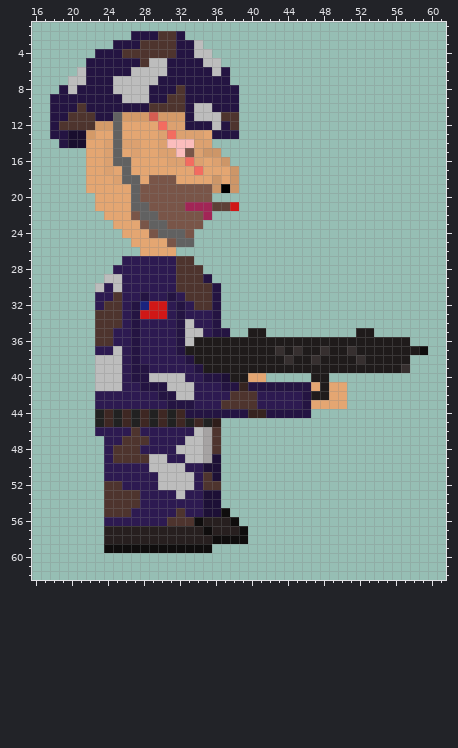
Pixel-art sprite: Assets/Sprites/Extreme soldier 2.png. The picture above was drawn from the file before the commit.
The file is 64x64 pixels. Colours within 5 levels of each other are drawn and written as one. Shown: x 16..61, y 1..62.
After the commit:
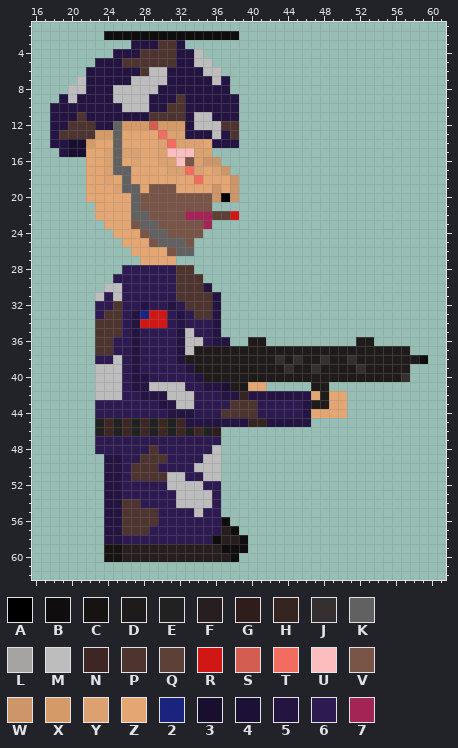
Palette (. is transparent): A #000000  B #0f0d0d  C #171313  D #1f1b1b  E #212121  F #271f1f  G #2e1d1a  H #362420  J #362f2f  K #616161  L #a6a3a3  M #bdbdbd  N #3e2723  P #4e342e  Q #5d4037  R #d01716  S #d45d52  T #f36c60  U #fbbdbd  V #795548  W #cd9668  X #d49a68  Y #dca170  Z #e4a672  2 #1a237e  3 #190e2e  4 #1d1036  5 #241442  6 #2d1a51  7 #a22556
Changes in this commit:
@@ x 16..61 @@
  1 ..............................................
- 2 ...........555PP5.............................
- 3 .........555PPPP55M...........................
- 4 .......555PPPPPP55MM..........................
- 5 ......555555PMM5555MM.........................
- 6 .....M55555MMMM55555M5........................
- 7 ....MM555MMMMM55555555........................
- 8 ...5M5555MMMM555P555555.......................
- 9 ..55555555MMM55PP555555.......................
-10 ..555P5555555PPPP5MM555.......................
-11 ..55PPP55KXXXSXXX5MMMPP.......................
-12 ..5PPPPXXKZZZZTYY555M5P.......................
-13 ..5533XZZKZZZZYTYYYZ555.......................
-14 ...533ZZYKYYZZYUUUYY..........................
-15 ......ZZYKZYZZYYUVYWW.........................
-16 ......ZZYKKZZZZYYTYZYW........................
-17 ......ZZYZKZZZZZZZTZZZW.......................
-18 ......ZZZYKKZVVVZZZZWZW.......................
-19 ......ZZZZZKVVVVVVVVWAW.......................
-20 .......ZZZZKVVVVVVVV..........................
-21 .......ZZZZKKVVVV777QQR.......................
-22 ........ZZZVKKVVVVV7..........................
-23 .........ZZZVKKVVVV...........................
-24 ..........ZZZVKKKV............................
-25 ...........ZZZZVKK............................
-26 ............ZZZZ..............................
-27 ..........666666PP............................
-28 .........6666666PPP...........................
-29 ........MM666666PPP5..........................
-30 .......M6M666666PPPP5.........................
-31 .......66P6656656PPP5.........................
-32 .......6PP652RR656PP5.........................
-33 .......PPP65RRR656665.........................
-34 .......PPP6566665M665.........................
-35 .......PP66566665MM655..DD..........DD........
-36 .......PP66566665MDDDDDDDDDDDDDDDDDDDDDDDD....
-37 .......66M6566665DDDDDDDDDDJDJDDJDDJDDDDDDDB..
-38 .......MMM65666665DDDDDDDDDDJDDJDDDDJDDDDD....
-39 .......MMM655666665DDDDDDDDDDDDDDDDDDDDDDJ....
-40 .......MMM655MMMM66554DDZZ.....DD.............
-41 .......MMM66555MMM66655H5555555ZDZZ...........
-42 .......666666655MM6666PPP666665DDZZ...........
-43 .......66666666555666PPPP666665ZZZZ...........
-44 .......ENENENENEN5555555HH55555...............
-45 .......ENENENENENENEG.........................
-46 .......6666P666666MLP.........................
-47 ........66PPP6666MMLP.........................
-48 ........6PPP6666MMMLP.........................
-49 ........6PPPPMM66MML4.........................
-50 ........66666MMMM6644.........................
-51 ........666666MMMM6P4.........................
-52 ........PP6666MMMM6PP.........................
-53 ........PPPP6666M6644.........................
-54 ........PPPP666666644.........................
-55 ........PPP66666P6644B........................
-56 ........6666666PPPBFFFB.......................
-57 ........FFFFFFFFFFFBFFFB......................
-58 ........FFFFFFFFFFFFBBBB......................
-59 ........BBBBBBBBBBBB..........................
-60 ..............................................
+ 2 ........BBBBBBBBBBBBBBB.......................
+ 3 ...........555PP5.............................
+ 4 .........555PPPP55M...........................
+ 5 .......555PPPPPP55MM..........................
+ 6 ......555555PMM5555MM.........................
+ 7 .....M55555MMMM55555M5........................
+ 8 ....MM555MMMMM55555555........................
+ 9 ...5M5555MMMM555P555555.......................
+10 ..55555555MMM55PP555555.......................
+11 ..555P5555555PPPP5MM555.......................
+12 ..55PPP55KXXXSXXX5MMMPP.......................
+13 ..5PPPPXXKZZZZTYY555M5P.......................
+14 ..5533XZZKZZZZYTYYYZ555.......................
+15 ...533ZZYKYYZZYUUUYY..........................
+16 ......ZZYKZYZZYYUVYWW.........................
+17 ......ZZYKKZZZZYYTYZYW........................
+18 ......ZZYZKZZZZZZZTZZZW.......................
+19 ......ZZZYKKZVVVZZZZWZW.......................
+20 ......ZZZZZKVVVVVVVVWAW.......................
+21 .......ZZZZKVVVVVVVV..........................
+22 .......ZZZZKKVVVV777QQR.......................
+23 ........ZZZVKKVVVVV7..........................
+24 .........ZZZVKKVVVV...........................
+25 ..........ZZZVKKKV............................
+26 ...........ZZZZVKK............................
+27 ............ZZZZ..............................
+28 ..........666666PP............................
+29 .........6666666PPP...........................
+30 ........MM666666PPP5..........................
+31 .......M6M666666PPPP5.........................
+32 .......66P6656656PPP5.........................
+33 .......6PP652RR656PP5.........................
+34 .......PPP65RRR656665.........................
+35 .......PPP6566665M665.........................
+36 .......PP66566665MM655..DD..........DD........
+37 .......PP66566665MDDDDDDDDDDDDDDDDDDDDDDDD....
+38 .......66M6566665DDDDDDDDDDJDJDDJDDJDDDDDDDB..
+39 .......MMM65666665DDDDDDDDDDJDDJDDDDJDDDDD....
+40 .......MMM655666665DDDDDDDDDDDDDDDDDDDDDDJ....
+41 .......MMM655MMMM66554DDZZ.....DD.............
+42 .......MMM66555MMM66655H5555555ZDZZ...........
+43 .......666666655MM6666PPP666665DDZZ...........
+44 .......66666666555666PPPP666665ZZZZ...........
+45 .......ENENENENEN5555555HH55555...............
+46 .......ENENENENENENEG.........................
+47 .......66666666666666.........................
+48 .......666666P666666M.........................
+49 ........5566PPP6666MM.........................
+50 ........556PPP6666MMM.........................
+51 ........556PPPPMM66MM.........................
+52 ........5566666MMMM66.........................
+53 ........55666666MMMM6.........................
+54 ........55PP6666MMMM6.........................
+55 ........55PPPP6666M66.........................
+56 ........55PPPP6666666B........................
+57 ........55PPP66666666FB.......................
+58 ........556666666666BFFB......................
+59 ........CCFFFFFFFFFFFBBB......................
+60 ........CCFFFFFFFFFFFFB.......................
 61 ..............................................
Where, in picture pixels (left, top, right, bottom), the same in both pictures:
changed: (50, 31, 428, 562)
